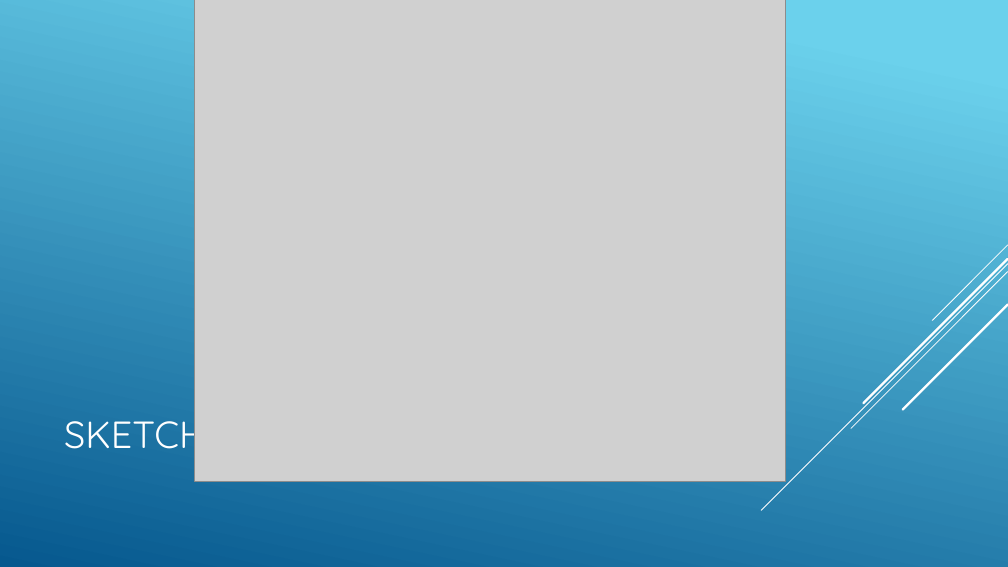
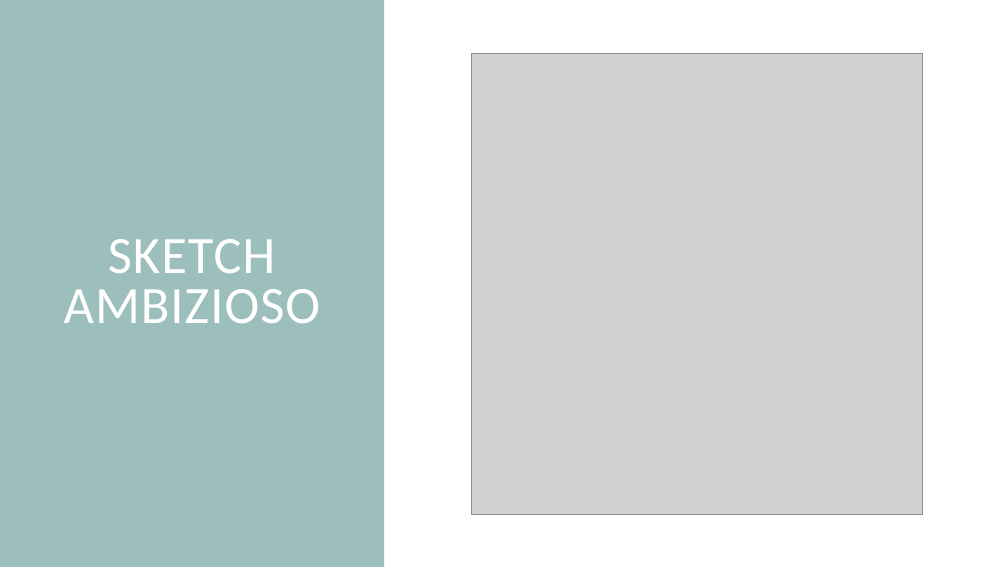
Before and after one commit to mirkoalicastro/outta-my-circle, a slide deck: slide 3 of Pitch/PITCH.pptx. Drawn at 1008x567 pixels with LibreOffice and Linux fonts; fonts in the diff are those of the drawing; grey boxes stand for pictures. Boxes give left, top, right and bottom in pixels: in the first picture for what was removed or moved away, otherwise in the second. Text is boxed around its words. In the diff, an @@ line names an element or a change of style, - is before the commit and + after.

Commit message:
Updated theme

```diff
--- a/Pitch/PITCH.pptx
+++ b/Pitch/PITCH.pptx
@@ background gradient #6ED2EB to #06588E to #FFFFFF @@
@@ rectangle added at [0, 0, 384, 567], fill #9CBEBD @@
@@ title "SKETCH AMBIZIOSO": place and size @@
-title "SKETCH AMBIZIOSO" at [64, 409, 206, 459]
+title "SKETCH AMBIZIOSO" at [64, 239, 321, 323]
@@ title "SKETCH AMBIZIOSO" at [64, 239, 321, 323]: size 36 to 50 pt, font Quicksand to Calibri, letter spacing 0 to 1 pt; alignment left to centre; line spacing 1 to 0.8 @@
@@ picture: place and size @@
-picture at [194, 0, 786, 481]
+picture at [472, 53, 923, 514]
@@ group removed at [761, 245, 1008, 510]: 5 lines @@
```
Also in this commit, not shown: 8 other slides changed.
